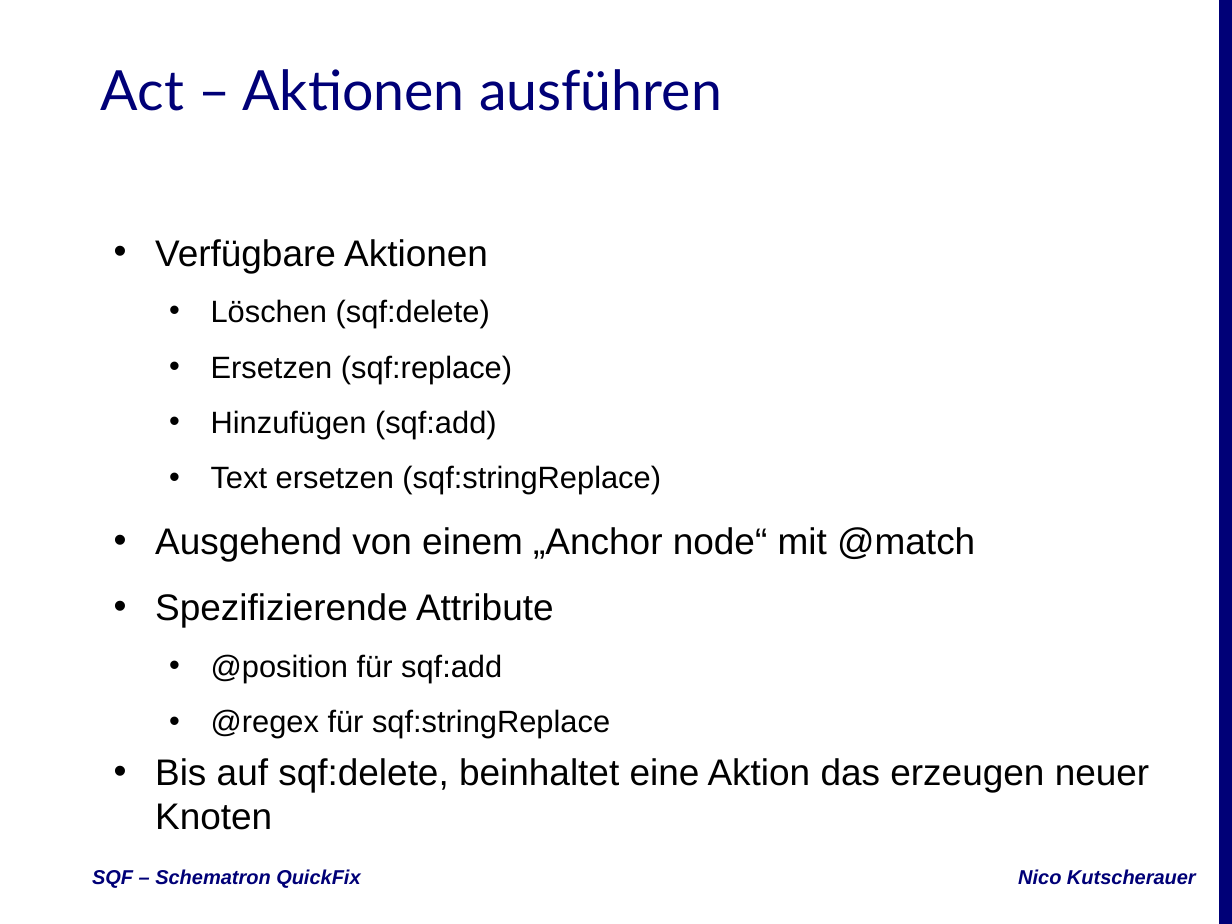
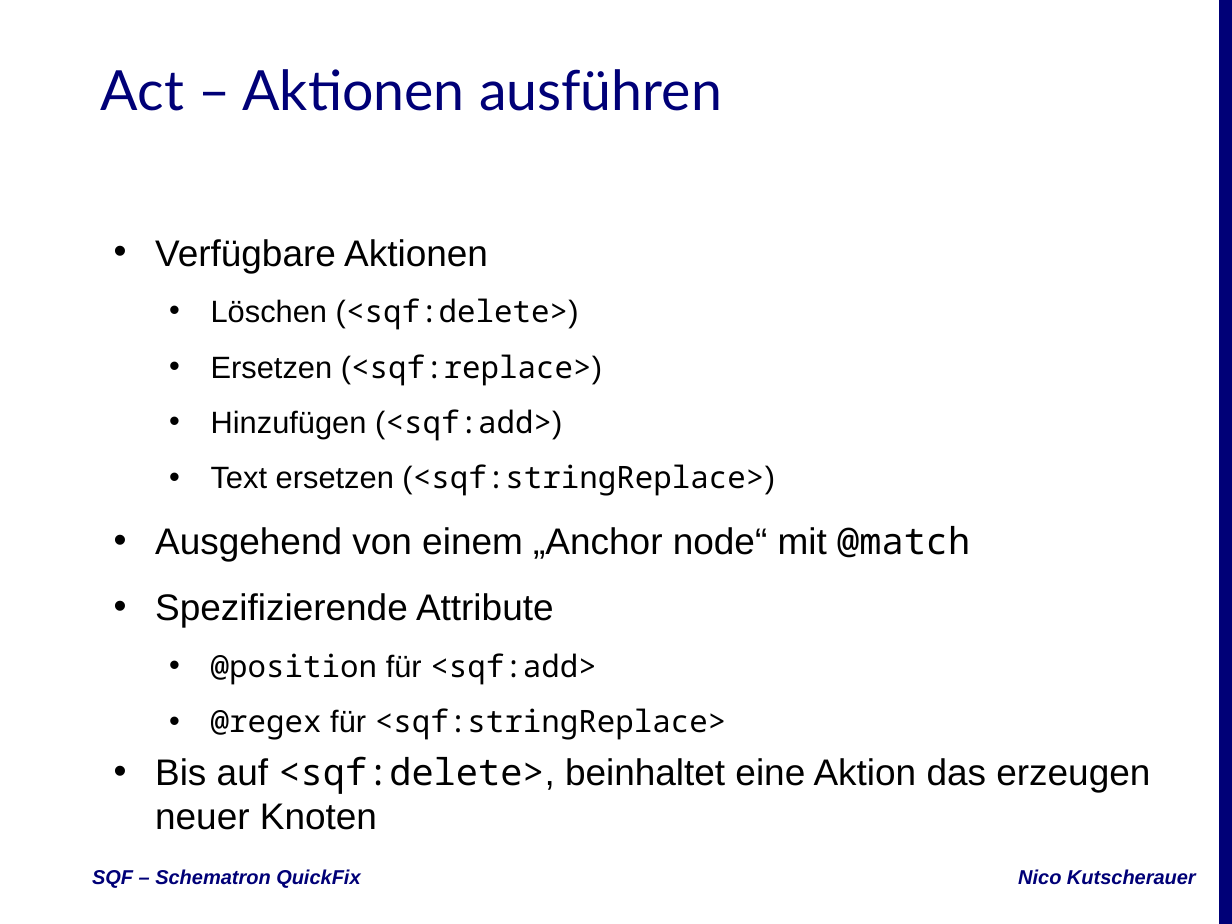
Before and after one commit to nkutsche/SchematronQuickFix-2017-11-17, a slide deck: slide 10 of SQF-Escali.pptx. Drawn at 1232x924 pixels with LibreOffice and Linux fonts; fonts in the diff are those of the drawing; background and template pictures are left out. Boxes give left, top, right and bottom in pixels: in the first picture for what was removed or moved away, otherwise in the second. Text is boxed around its words. In the diff, an @@ line names an element or a change of style, - is before the commit and + after.

```diff
--- a/SQF-Escali.pptx
+++ b/SQF-Escali.pptx
@@ subtitle at (211, 298, 775, 494): text changed; font Arial to Noto Sans Mono @@
-  • Löschen (sqf:delete)
-  • Ersetzen (sqf:replace)
-  • Hinzufügen (sqf:add)
-  • Text ersetzen (sqf:stringReplace)
+  • Löschen (<sqf:delete>)
+  • Ersetzen (<sqf:replace>)
+  • Hinzufügen (<sqf:add>)
+  • Text ersetzen (<sqf:stringReplace>)
@@ subtitle at (155, 526, 970, 561): font Arial to Noto Sans Mono in "@match" @@
@@ subtitle at (155, 653, 1150, 830): text changed; font Arial to Noto Sans Mono @@
-  • @position für sqf:add
-  • @regex für sqf:stringReplace
-• Bis auf sqf:delete, beinhaltet eine Aktion das erzeugen neuer Knoten
+  • @position für <sqf:add>
+  • @regex für <sqf:stringReplace>
+• Bis auf <sqf:delete>, beinhaltet eine Aktion das erzeugen neuer Knoten
```
Also in this commit, not shown: 5 other slides changed, 2 slides added.
